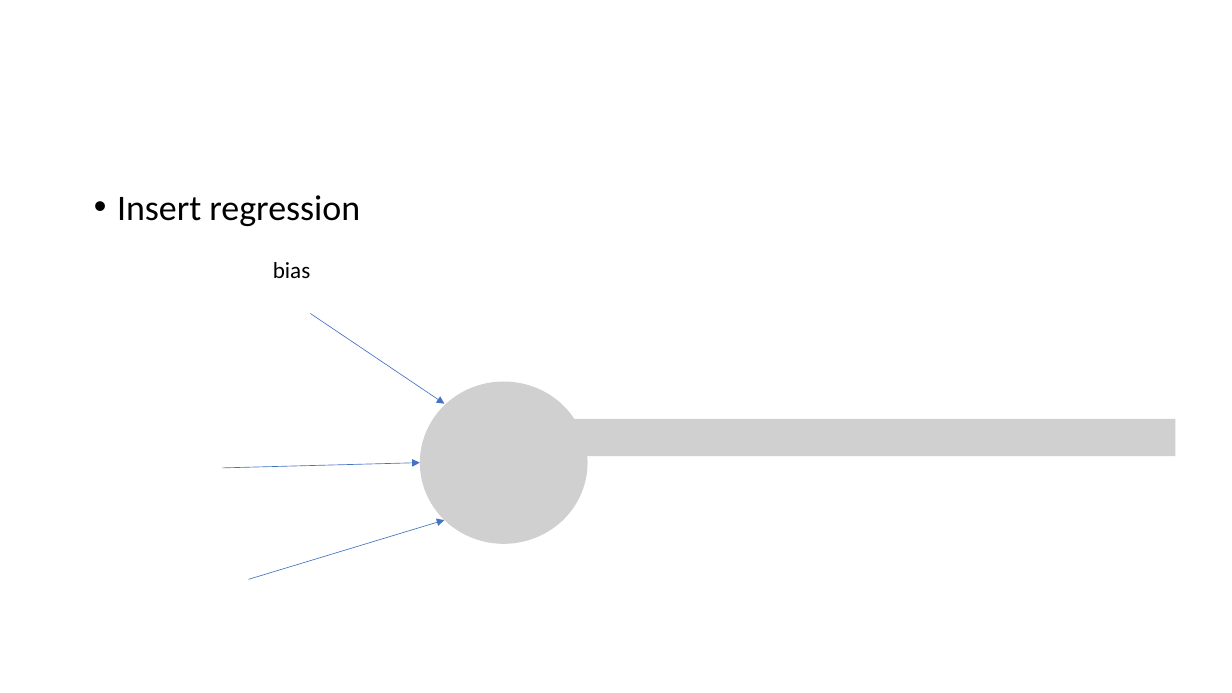
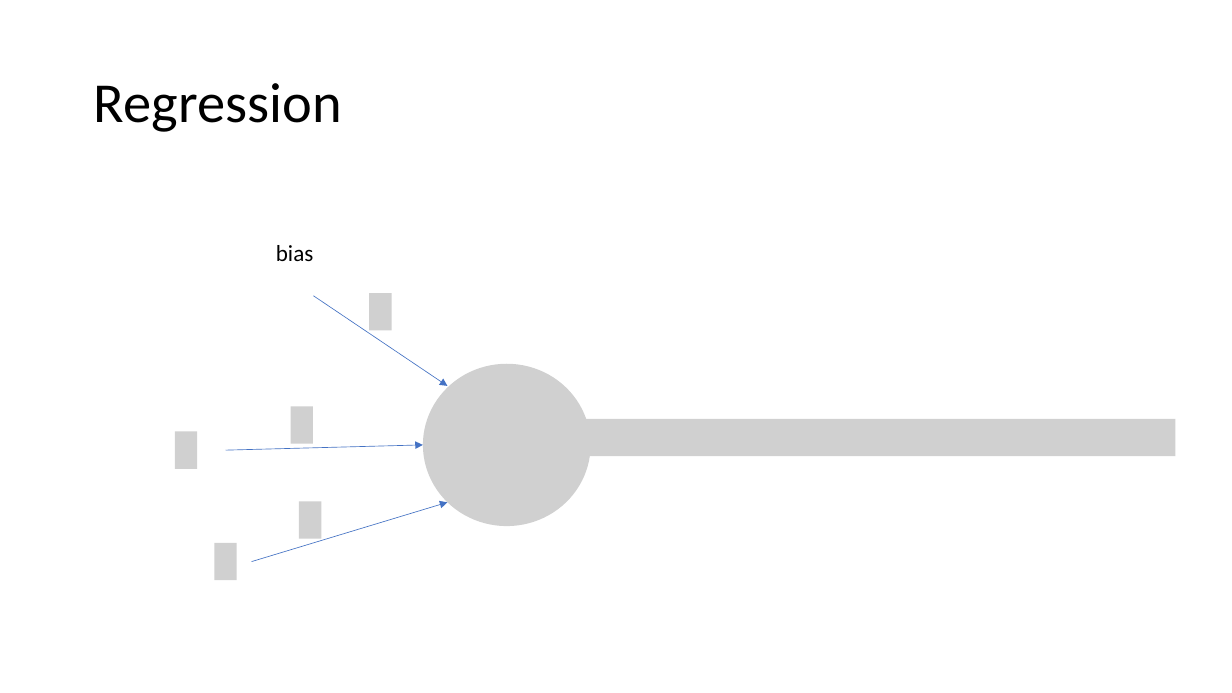
Before and after one commit to Huffwut/Python-meeting, a slide deck: slide 7 of machine learning learnings/perceptron - object detection.pptx. Drawn at 1232x693 pixels with LibreOffice and Linux fonts; fonts in the diff are those of the drawing; grey boxes stand for pictures. Boxes give left, top, right and bottom in pixels: in the first picture for what was removed or moved away, otherwise in the second. Text is boxed around its words. In the diff, an @@ line names an element or a change of style, - is before the commit and + after.

```diff
--- a/machine learning learnings/perceptron - object detection.pptx
+++ b/machine learning learnings/perceptron - object detection.pptx
@@ title added at [94,83,342,132], 44 pt, text #000000 @@
+Regression
@@ text removed at [117,195,360,226] @@
-• Insert regression
@@ text "bias": place and size @@
-text "bias" at [273,262,310,278]
+text "bias" at [276,245,313,261]
@@ arrow moved from (311, 313) - (445, 404) to (313, 296) - (447, 386) @@
@@ picture added at [370,293,392,330] @@
@@ picture: place and size @@
-picture at [420,382,588,544]
+picture at [423,364,592,527]
@@ picture added at [290,407,312,444] @@
@@ picture added at [175,432,197,469] @@
@@ arrow moved from (223, 468) - (420, 463) to (226, 450) - (423, 445) @@
@@ arrow moved from (249, 579) - (445, 520) to (251, 562) - (447, 503) @@
@@ picture added at [299,502,321,539] @@
@@ picture added at [214,543,237,580] @@
```
Also in this commit, not shown: 10 other slides changed, 4 slides added, 1 slide removed, 1 other file.
